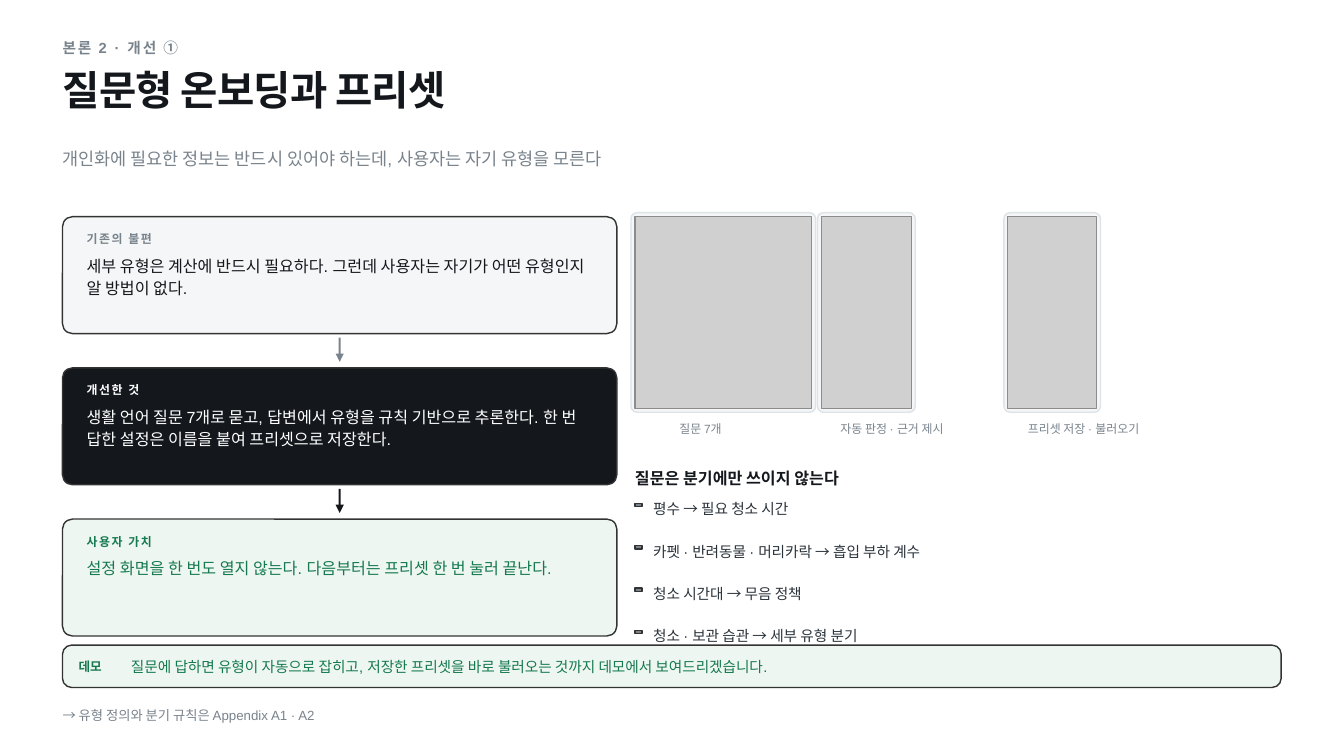
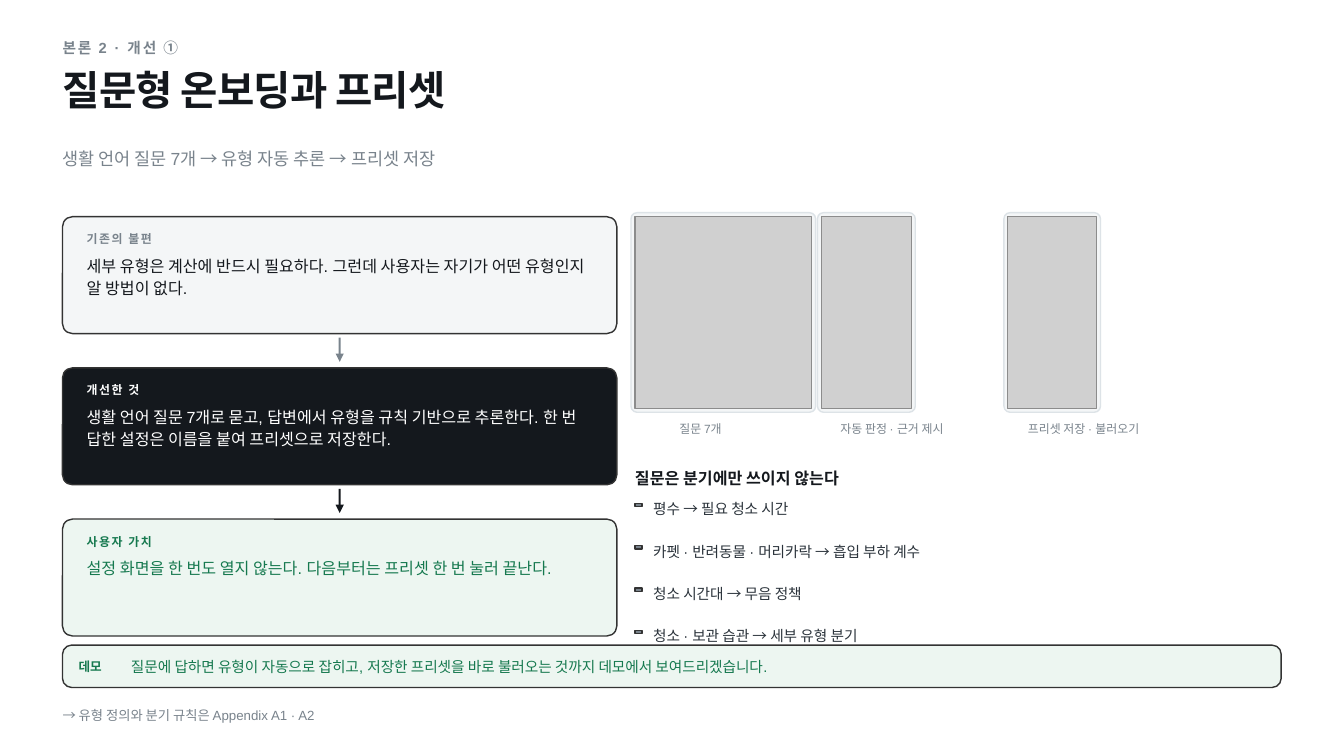
Before and after one commit to brothrone/a, a slide deck: slide 5 of 발표자료_배터리코칭.pptx. Drawn at 1344x756 pixels with LibreOffice and Linux fonts; fonts in the diff are those of the drawing; grey boxes stand for pictures. Boxes give left, top, right and bottom in pixels: in the first picture for what was removed or moved away, otherwise in the second. Text is boxed around its words. In the diff, an @@ line names an element or a change of style, - is before the commit and + after.

```diff
--- a/발표자료_배터리코칭.pptx
+++ b/발표자료_배터리코칭.pptx
@@ text at [63,150,435,167]: text changed @@
-개인화에 필요한 정보는 반드시 있어야 하는데, 사용자는 자기 유형을 모른다
+생활 언어 질문 7개 → 유형 자동 추론 → 프리셋 저장
```
Also in this commit, not shown: 14 other slides changed, 7 other files.
